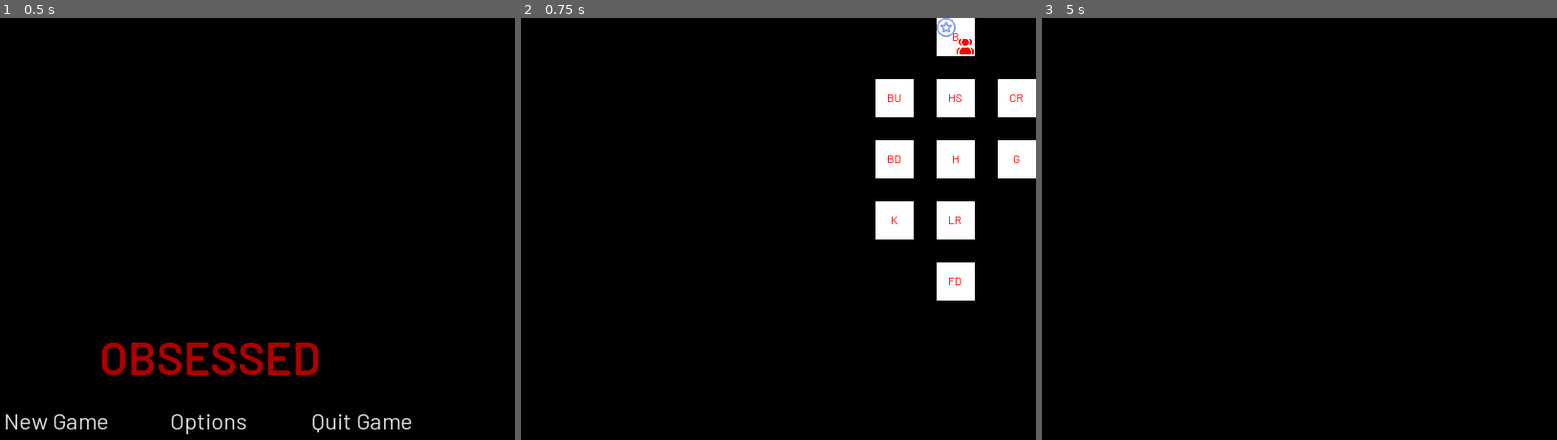
Above: before the commit, frames 1-3 (left to right).
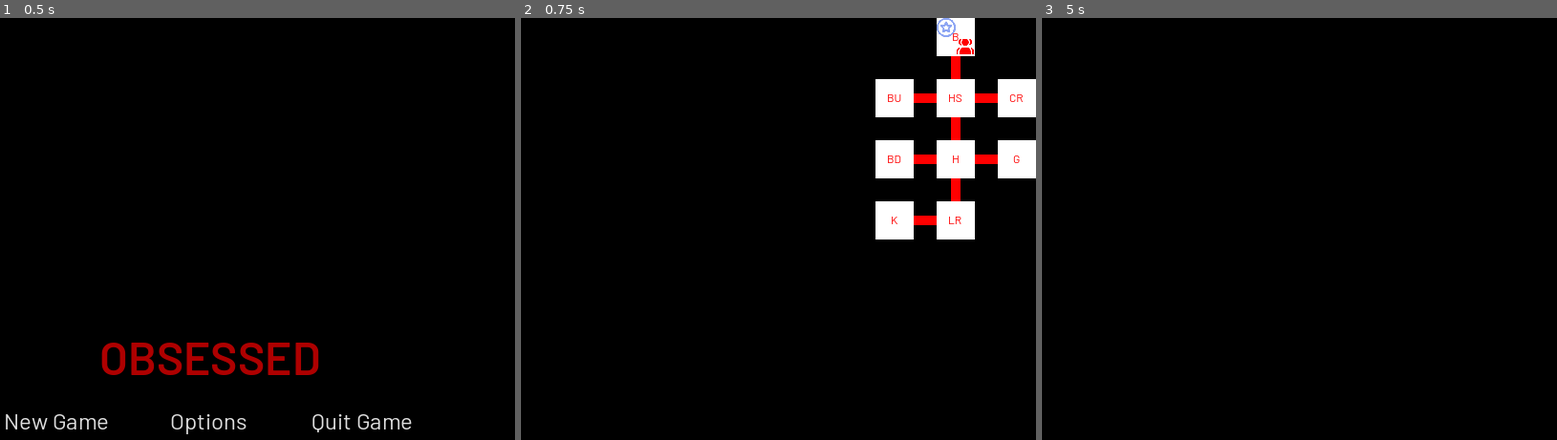
Above: after the commit, the same moments.

Repository: FlamingHerb/obsessed
Game: Godot game, scene res://scenes/title_scene.tscn
Two runs of this game, one before a commit and one after it. Both use one fixed random seed, a clock stepped at 60 frames per second and the inputs below.
Inputs:
- Up to frame 1 (0.5 s): no input
- Up to frame 2 (0.75 s): click "New Game" at 0.5 s
- Up to frame 3 (5 s): tap Enter at 1.25, 2.75, 4.25 s; tap Space at 2, 3.5 s; tap F6 (debug_map) at 4.9 s

Frame 1 is identical in both runs. In frame 2, 1.5% of the frame differs, in the area x 76-93%, y 9-67%; in frame 3, nothing differs.

Commit message:
feat(map): add in other maps and routing

Diff:
--- a/scenes/areas/front_door.tscn
+++ /dev/null
@@ -1,7 +0,0 @@
-[gd_scene format=3 uid="uid://dwpeamvnd18wr"]
-
-[ext_resource type="Script" uid="uid://cf0du2pssgv47" path="res://scripts/map/game_area_base.gd" id="1_mnadm"]
-
-[node name="FrontDoor" type="Node2D" unique_id=1553167147]
-script = ExtResource("1_mnadm")
-metadata/_custom_type_script = "uid://cf0du2pssgv47"
--- a/scenes/main_game_frame.tscn
+++ b/scenes/main_game_frame.tscn
@@ -14,7 +14,6 @@
 [ext_resource type="PackedScene" uid="uid://bvmjkyvpcjxqi" path="res://scenes/areas/garage.tscn" id="12_wafmi"]
 [ext_resource type="PackedScene" uid="uid://cw5svg83rmnde" path="res://scenes/areas/kitchen.tscn" id="13_rfxsm"]
 [ext_resource type="PackedScene" uid="uid://c5m4nj23k5k4l" path="res://scenes/areas/living_room.tscn" id="14_633l6"]
-[ext_resource type="PackedScene" uid="uid://dwpeamvnd18wr" path="res://scenes/areas/front_door.tscn" id="15_nacsm"]
 
 [node name="MainGameFrame" type="Node" unique_id=1044994733 node_paths=PackedStringArray("starting_scene")]
 script = ExtResource("1_3u0ws")
@@ -139,20 +138,9 @@
 map_label = "LR"
 map_name = "LivingRoom"
 map_scene = ExtResource("14_633l6")
-map_neighbours = [NodePath("../Hall"), NodePath("../Kitchen"), NodePath("../FrontDoor")]
-
-[node name="FrontDoor" parent="GameMap" unique_id=1475694425 node_paths=PackedStringArray("map_neighbours") instance=ExtResource("6_dqx88")]
-layout_mode = 0
-offset_left = 536.0
-offset_top = 256.0
-offset_right = 576.0
-offset_bottom = 296.0
-map_label = "FD"
-map_name = "FrontDoor"
-map_scene = ExtResource("15_nacsm")
-map_neighbours = [NodePath("../LivingRoom")]
+map_neighbours = [NodePath("../Hall"), NodePath("../Kitchen")]
 
 [node name="ObsessedAI" parent="." unique_id=1908456690 node_paths=PackedStringArray("obsessed_starting_point", "patrol_route", "game_map") instance=ExtResource("3_5gttk")]
 obsessed_starting_point = NodePath("../GameMap/Bedroom")
-patrol_route = [NodePath("../GameMap/Bedroom"), NodePath("../GameMap/HallStairs"), NodePath("../GameMap/BathroomUpstairs"), NodePath("../GameMap/Hall"), NodePath("../GameMap/Kitchen"), NodePath("../GameMap/LivingRoom"), NodePath("../GameMap/FrontDoor")]
+patrol_route = [NodePath("../GameMap/Bedroom"), NodePath("../GameMap/HallStairs"), NodePath("../GameMap/BathroomUpstairs"), NodePath("../GameMap/Hall"), NodePath("../GameMap/Kitchen"), NodePath("../GameMap/LivingRoom")]
 game_map = NodePath("../GameMap")
--- a/scenes/map/game_map.tscn
+++ b/scenes/map/game_map.tscn
@@ -11,9 +11,24 @@
 [ext_resource type="PackedScene" uid="uid://bvmjkyvpcjxqi" path="res://scenes/areas/garage.tscn" id="9_yqllf"]
 [ext_resource type="PackedScene" uid="uid://cw5svg83rmnde" path="res://scenes/areas/kitchen.tscn" id="10_smxdv"]
 [ext_resource type="PackedScene" uid="uid://c5m4nj23k5k4l" path="res://scenes/areas/living_room.tscn" id="11_khf7d"]
-[ext_resource type="PackedScene" uid="uid://dwpeamvnd18wr" path="res://scenes/areas/front_door.tscn" id="12_35h1d"]
+[ext_resource type="Script" uid="uid://cf0du2pssgv47" path="res://scripts/map/game_area_base.gd" id="12_d2848"]
 
-[node name="GameMap" type="Control" unique_id=937656268 node_paths=PackedStringArray("obsession_ai")]
+[sub_resource type="PackedScene" id="PackedScene_r3beg"]
+_bundled = {
+"conn_count": 0,
+"conns": PackedInt32Array(),
+"editable_instances": [],
+"id_paths": [],
+"names": PackedStringArray("FrontDoor", "Node2D", "script", "metadata/_custom_type_script"),
+"node_count": 1,
+"node_ids": PackedInt32Array(1553167147),
+"node_paths": [],
+"nodes": PackedInt32Array(-1, -1, 1, 0, -1, 2, 2, 0, 3, 1, 0),
+"variants": [ExtResource("12_d2848"), "uid://cf0du2pssgv47"],
+"version": 3
+}
+
+[node name="GameMap" type="Control" unique_id=937656268]
 layout_mode = 3
 anchors_preset = 15
 anchor_right = 1.0
@@ -21,7 +36,6 @@
 grow_horizontal = 2
 grow_vertical = 2
 script = ExtResource("1_d2848")
-obsession_ai = NodePath("")
 metadata/_custom_type_script = "uid://cl0b3w35t2sxd"
 
 [node name="Bedroom" parent="." unique_id=2147084624 node_paths=PackedStringArray("map_neighbours") instance=ExtResource("2_r3beg")]
@@ -129,5 +143,5 @@
 offset_bottom = 296.0
 map_label = "FD"
 map_name = "FrontDoor"
-map_scene = ExtResource("12_35h1d")
+map_scene = SubResource("PackedScene_r3beg")
 map_neighbours = [NodePath("../LivingRoom")]
--- a/scripts/map/game_map.gd
+++ b/scripts/map/game_map.gd
@@ -17,9 +17,12 @@
 
 	Events.change_map.connect(_player_moving)
 
+	_generate_line_route()
+
 func _player_moving(map_node: MapNode) -> void:
 	# I am so just bored lemaw.
-	for child: MapNode in get_children():
+	for child in get_children():
+		if child is not MapNode: continue
 		if child == map_node: child.player_icon.show()
 		else: child.player_icon.hide()
 
@@ -33,3 +36,14 @@
 	if Input.is_action_just_pressed("debug_map"):
 		if self.visible: hide()
 		else: show()
+
+func _generate_line_route() -> void:
+	for child in get_children():
+		if child is not MapNode: continue
+		for node_neighbour: MapNode in child.map_neighbours:
+			var line_2d = Line2D.new()
+			line_2d.default_color = Color(Color.RED)
+			line_2d.add_point(child.position + Vector2(20, 20))
+			line_2d.add_point(node_neighbour.position + Vector2(20, 20))
+			add_child(line_2d)
+			move_child(line_2d, 0)
--- a/scripts/map/obsessed_ai.gd
+++ b/scripts/map/obsessed_ai.gd
@@ -25,6 +25,8 @@
 
 ## Current location of the obsession
 var current_location: MapNode
+## Location that the Obsessed AI last visited.
+var last_visited_location: MapNode
 
 func _ready() -> void:
 	_obsession_moving(obsessed_starting_point)
Binary file added: assets/graphics/bg/bathroom_downstairs.png
Not shown, added: assets/graphics/bg/bathroom_downstairs.png.import
Binary file added: assets/graphics/bg/bathroom_upstairs.png
Not shown, added: assets/graphics/bg/bathroom_upstairs.png.import
Binary file added: assets/graphics/bg/bedroom.png
Not shown, added: assets/graphics/bg/bedroom.png.import
Binary file added: assets/graphics/bg/closet_room.png
Not shown, added: assets/graphics/bg/closet_room.png.import
Binary file added: assets/graphics/bg/garage.png
Not shown, added: assets/graphics/bg/garage.png.import
Binary file added: assets/graphics/bg/hall.png
Not shown, added: assets/graphics/bg/hall.png.import
(and 6 more such lines)
